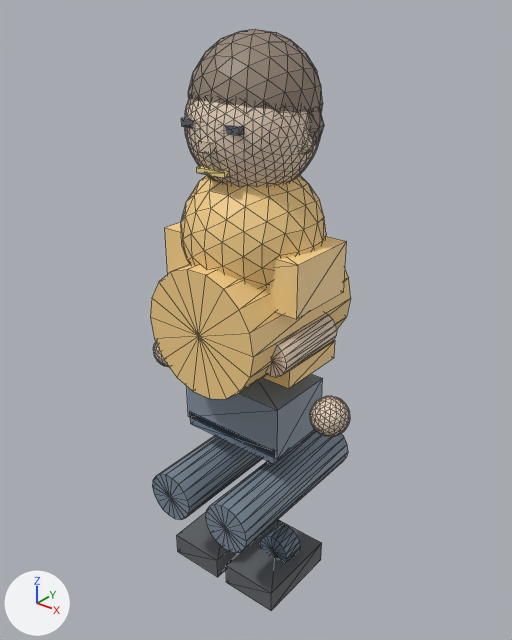
What one commit did to the glTF model models/avatar_player.glb.
Rendered twice from a camera (50 mm lens) standing at (1.263, -1.566, 1.931) and looking at (-0.007, 0.022, 0.947). Every picture has the same lights, and +X, +Y and +Z are marked at lower left. The older version comes first. Mesh edges are drawn as thin lines. Where no turn or scale is listed for an object, it has been applied to the vertices.

Names of what the first picture shows: 'geometry_0'.
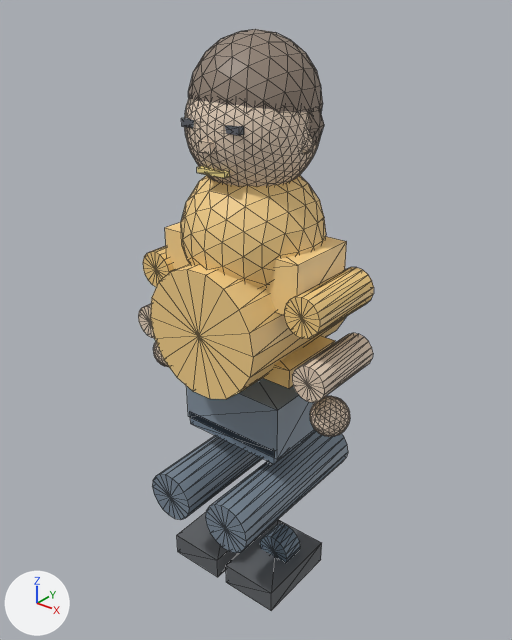
Boxes (x1, y1, x2, y2) around the edits, measured in the pictures (512 x 640 px; the box of a moved part takes in the faces that stretch with it):
'geometry_0', reshaped (17% wider): before (150, 29, 351, 611); after (138, 29, 374, 611)
part 1 of me_geometry_0, moved or reshaped (not visible before): after (143, 246, 174, 287)
part 2 of me_geometry_0, moved or reshaped (not visible before): after (138, 304, 154, 338)
part 3 of me_geometry_0, moved or reshaped (not visible before): after (284, 267, 374, 339)
part 4 of me_geometry_0, moved or reshaped: before (266, 314, 337, 377); after (292, 333, 373, 403)

What the commit changed:
me_geometry_0 has 1926 vertices, 3732 faces and spans x -0.39..0.39, y -0.29..0.29, z 0.0..1.8.
me_geometry_0 is used by ob_geometry_0; location (0.0, 0.0, 0.0).
me_geometry_0 part 1: the loose piece of 38 vertices spanning x -0.1..0.01, y -0.14..0.14, z 1.07..1.19 is moved by (-0.23, 0.0, -0.03).
me_geometry_0 part 2: the loose piece of 38 vertices spanning x -0.24..-0.13, y -0.15..0.11, z 0.89..1.0 is moved by (-0.13, 0.0, -0.03).
me_geometry_0 part 3: the loose piece of 38 vertices spanning x -0.01..0.1, y -0.14..0.14, z 1.07..1.19 is moved by (0.23, 0.0, -0.03).
me_geometry_0 part 4: the loose piece of 38 vertices spanning x 0.13..0.24, y -0.15..0.11, z 0.89..1.0 is moved by (0.13, 0.0, -0.03).
